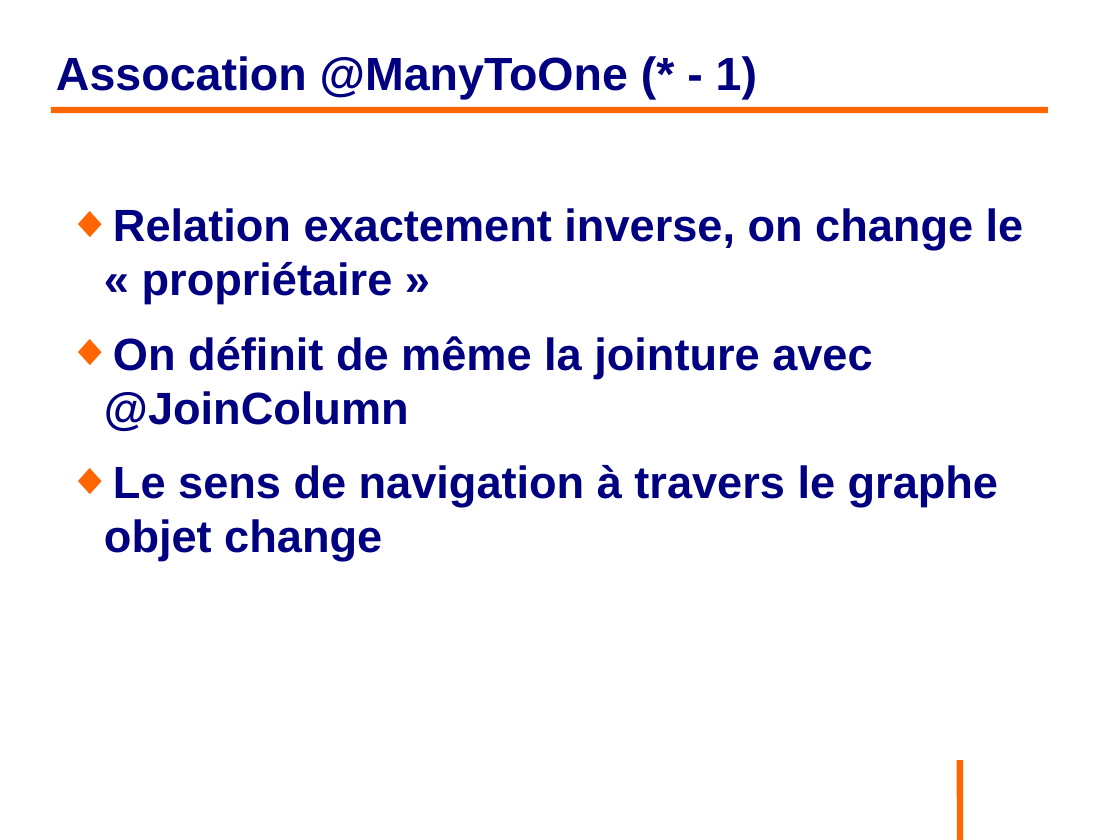
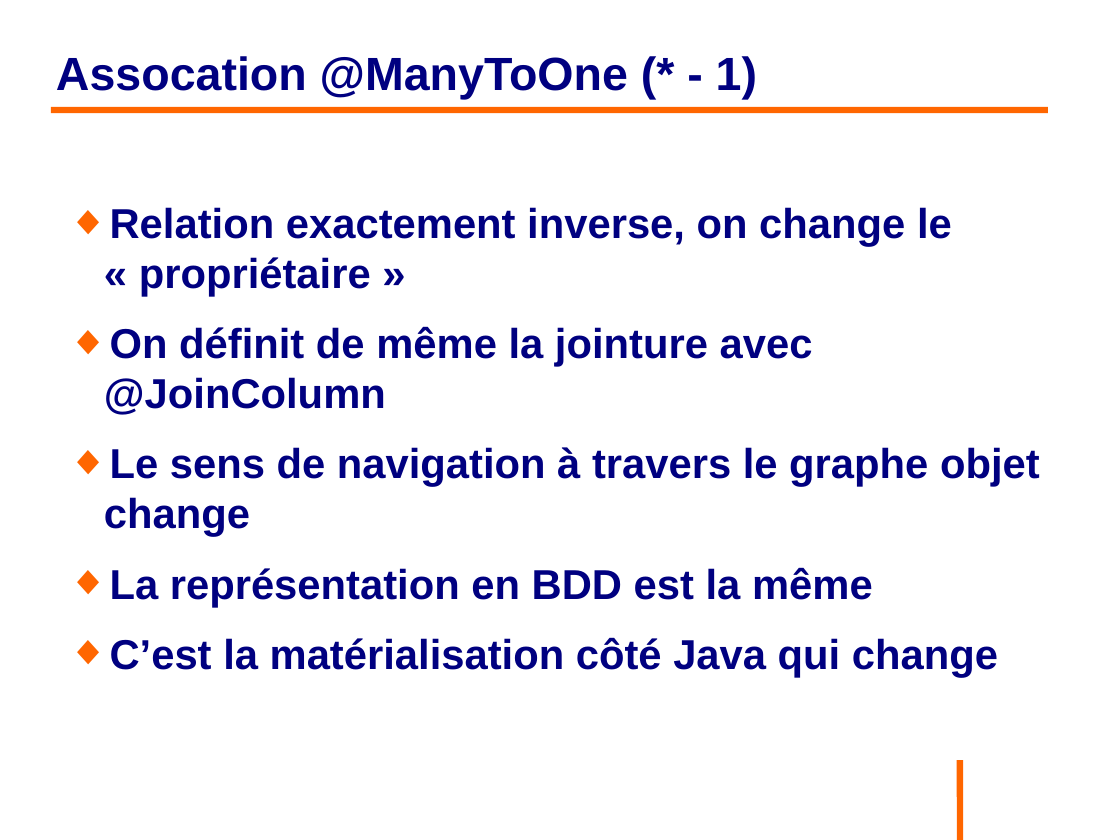
Before and after one commit to philphils/formation-hibernate-basique, a slide deck: slide 87 of Documentation/diapo_formation_hibernate.odp (slide 86 before the commit). Drawn at 1120x840 pixels with LibreOffice and Linux fonts; fonts in the diff are those of the drawing; background and template pictures are left out. Boxes give left, top, right and bottom in pixels: in the first picture for what was removed or moved away, otherwise in the second. Text is boxed around its words. In the diff, an @@ line names an element or a change of style, - is before the commit and + after.

```diff
--- a/Documentation/diapo_formation_hibernate.odp
+++ b/Documentation/diapo_formation_hibernate.odp
@@ text at (x1=104, y1=207, x2=1040, y2=537): size 32 to 29.6 pt in "Relation exactement inverse, on change le « ...", "On définit de même la jointure avec ...", "Le sens de navigation à travers le ..." @@
@@ text at (x1=110, y1=567, x2=998, y2=677): paragraphs added @@
+◆ La représentation en BDD est la même
+◆ C’est la matérialisation côté Java qui change
```
Also in this commit, not shown: 3 other slides changed, 2 slides added.
